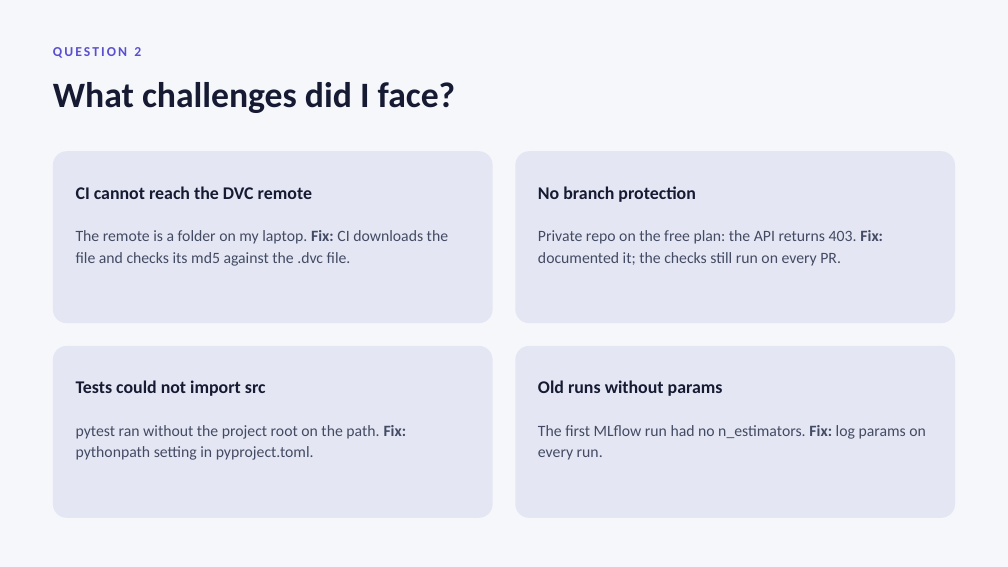
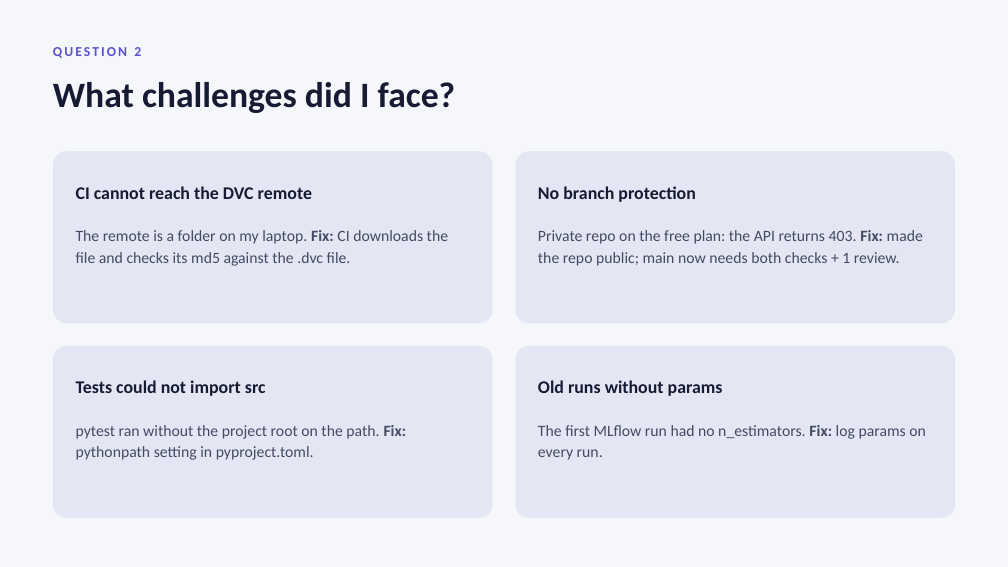
Before and after one commit to jeevan516/github-actions-and-cicd, a slide deck: slide 7 of presentation/github-actions-and-cicd.pptx. Drawn at 1008x567 pixels with LibreOffice and Linux fonts; fonts in the diff are those of the drawing. Boxes give left, top, right and bottom in pixels: in the first picture for what was removed or moved away, otherwise in the second. Text is boxed around its words. In the diff, an @@ line names an element or a change of style, - is before the commit and + after.

```diff
--- a/presentation/github-actions-and-cicd.pptx
+++ b/presentation/github-actions-and-cicd.pptx
@@ text at <box>538,230,923,266</box>: text changed @@
-Private repo on the free plan: the API returns 403. Fix: documented it; the checks still run on every PR.
+Private repo on the free plan: the API returns 403. Fix: made the repo public; main now needs both checks + 1 review.
```
Also in this commit, not shown: 2 other files.
